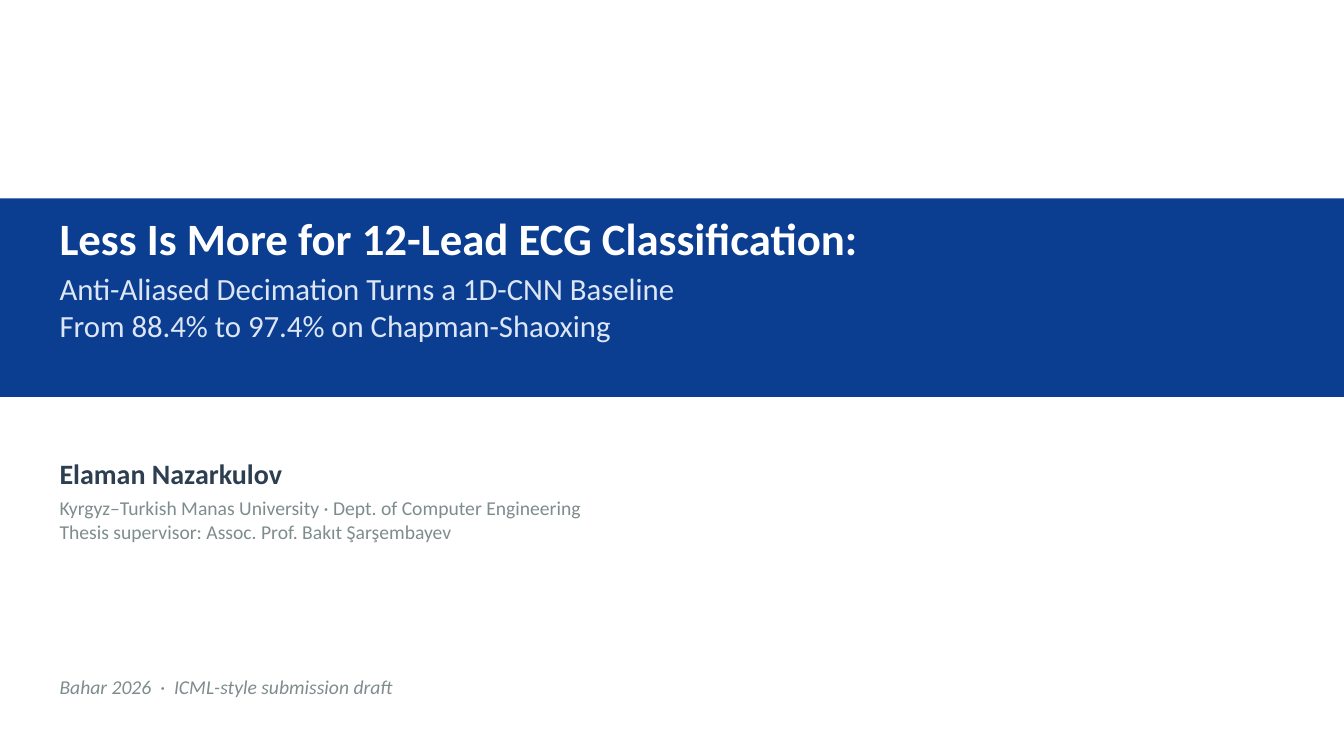
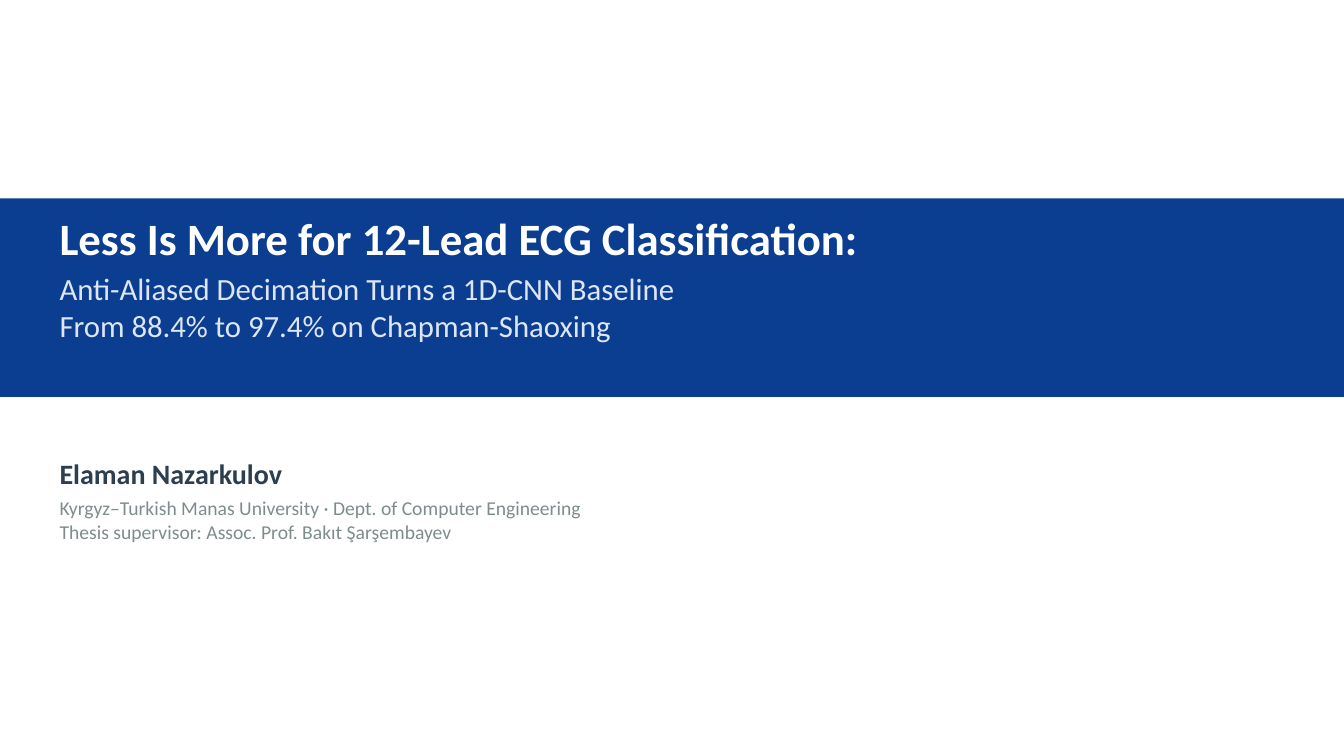
Before and after one commit to physcom/ecg-paper, a slide deck: slide 1 of EKG_Conference_Presentation.new.pptx. Drawn at 1344x756 pixels with LibreOffice and Linux fonts; fonts in the diff are those of the drawing. Boxes give left, top, right and bottom in pixels: in the first picture for what was removed or moved away, otherwise in the second. Text is boxed around its words. In the diff, an @@ line names an element or a change of style, - is before the commit and + after.

```diff
--- a/EKG_Conference_Presentation.new.pptx
+++ b/EKG_Conference_Presentation.new.pptx
@@ text removed at (60,680,393,697) @@
-Bahar 2026 · ICML-style submission draft
```
Also in this commit, not shown: 2 other slides changed, 24 other files.
